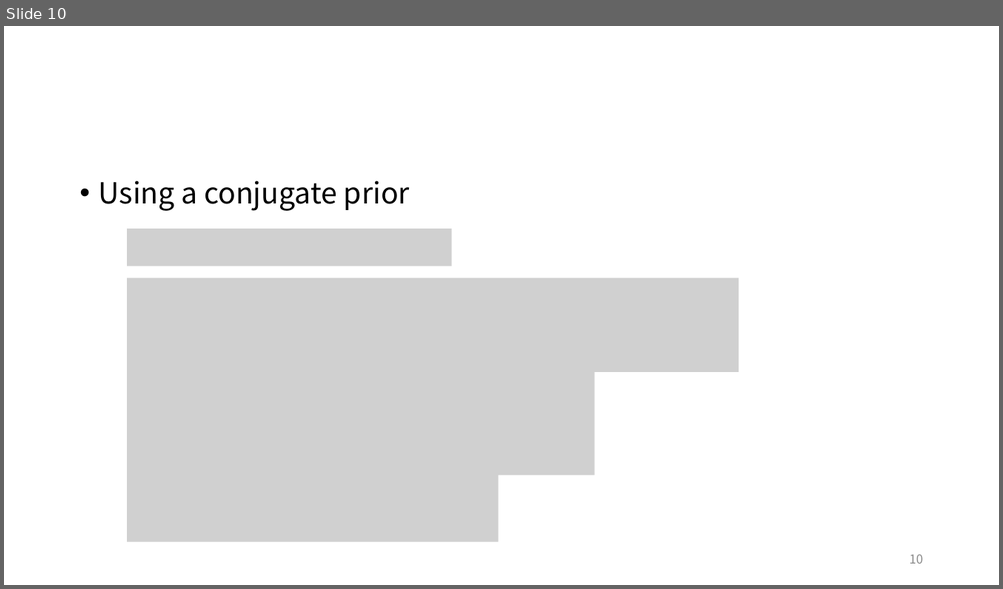
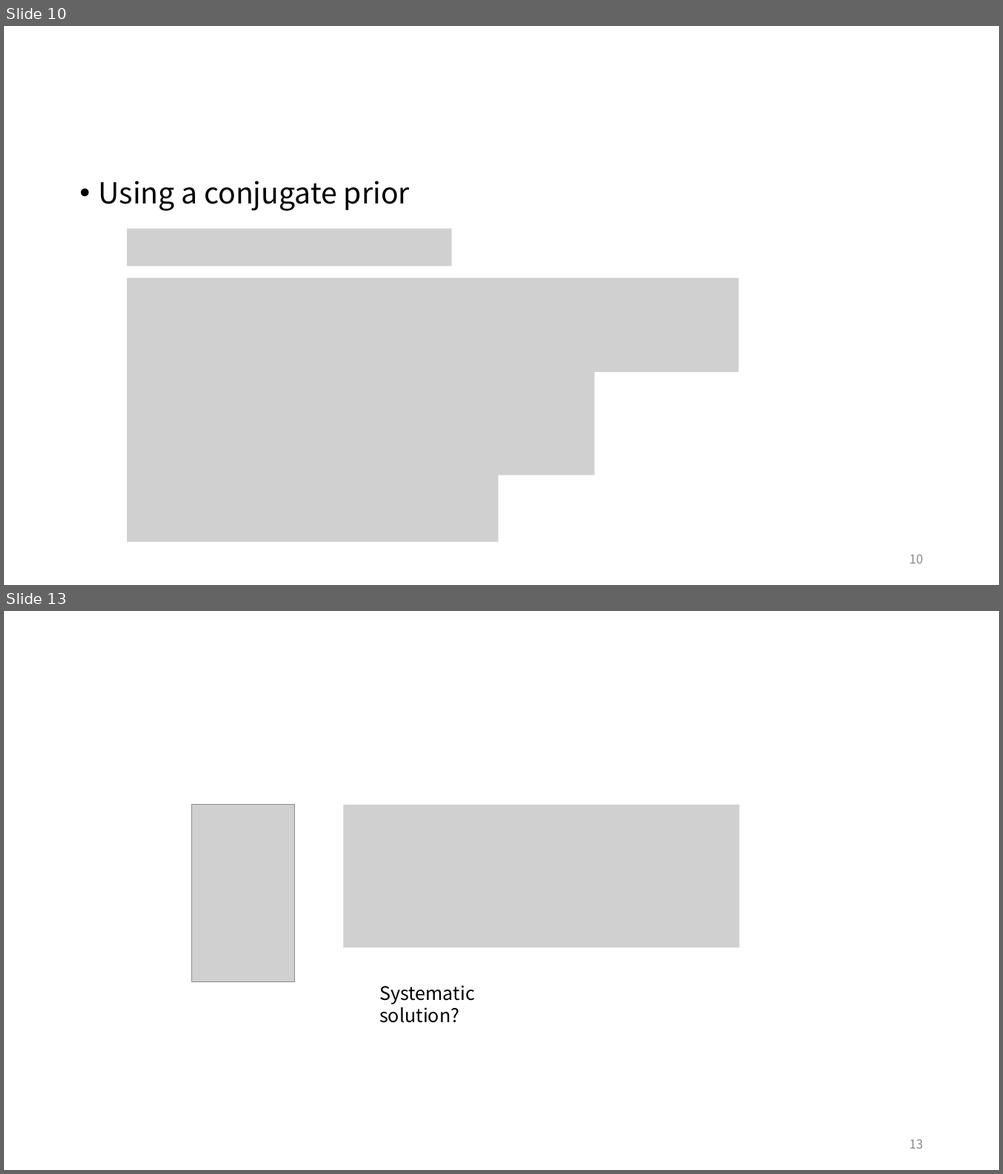
Before and after one commit to ggorr/MachineLearning, a slide deck: BRML/Ch09/BRML_Ch09.pptx. Shown one above the other, each under a label of ours: slide 10 before the commit, slides 10 and 13 after it; the slides between them are not shown. The pictures are 1003x589 and 1003x1174 pixels, drawn with LibreOffice and Linux fonts; fonts in the diff are those of the drawing; grey boxes stand for pictures. Boxes give left, top, right and bottom in pixels: in the first picture for what was removed or moved away, otherwise in the second. Text is boxed around its words. In the diff, an @@ line names an element or a change of style, - is before the commit and + after.

```diff
--- a/BRML/Ch09/BRML_Ch09.pptx
+++ b/BRML/Ch09/BRML_Ch09.pptx
@@ slide 13 added at (4,611,999,1170), background #FFFFFF @@
@@ picture added at (191,805,295,982) @@
@@ picture added at (344,805,740,948) @@
@@ text added at (379,985,475,1023), 18 pt, text #000000 @@
+Systematic solution?
@@ page number added at (909,1139,923,1149), 12 pt, text #8C8C8C @@
+13
```
Also in this commit, not shown: 9 other slides added.
